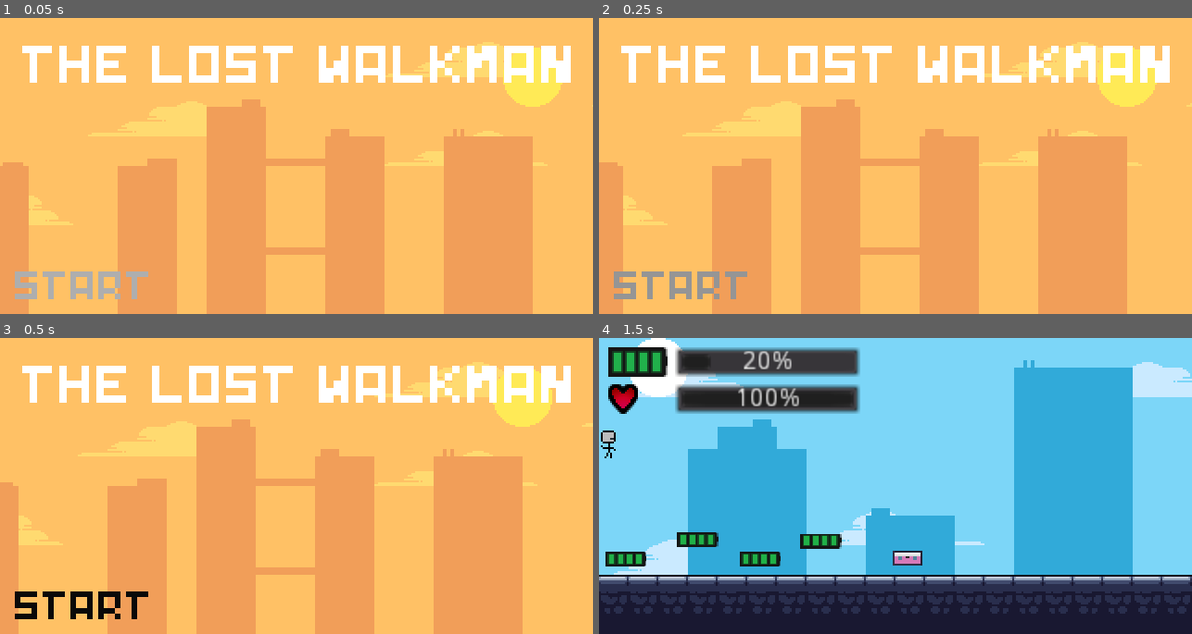
Above: before the commit, frames 1-4 (two rows, left to right).
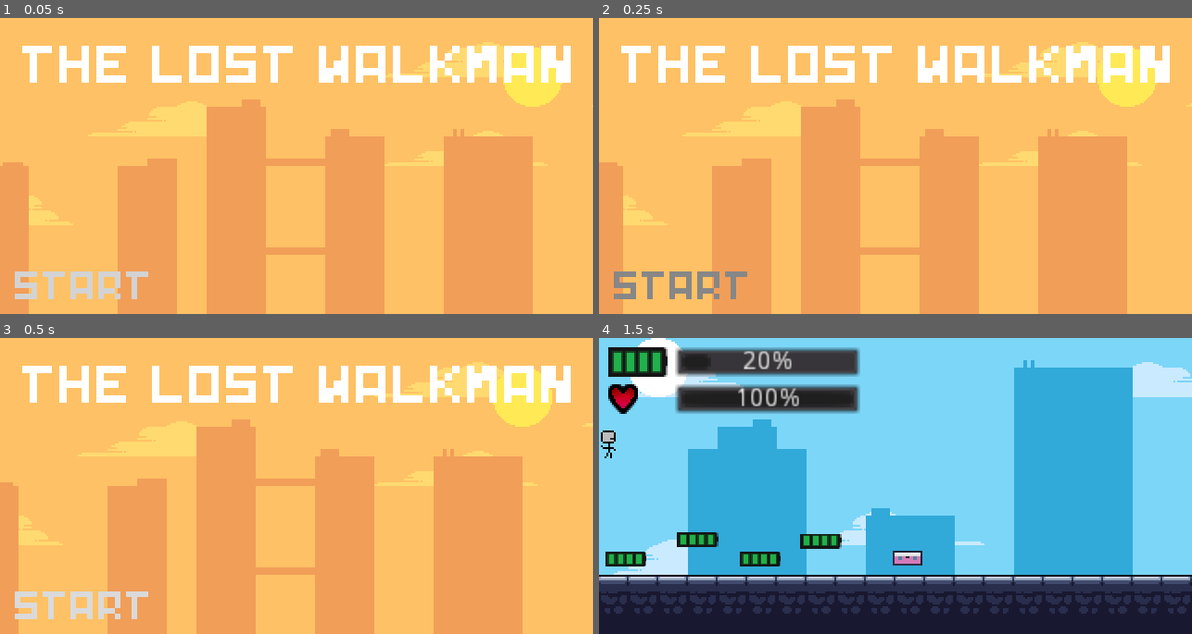
Above: after the commit, the same moments.

Repository: Glow-Project/LostTech
Game: Godot game, scene res://Menu/Menu.tscn
Same seed, same stepped clock (60 frames per second), same inputs: the game is played once before the commit and once after it.
Inputs:
- Up to frame 1 (0.05 s): no input
- Up to frame 2 (0.25 s): no input
- Up to frame 3 (0.5 s): no input
- Up to frame 4 (1.5 s): click "Start" at 0.5 s; hold Right (ui_right) from 1.28 s (still down)

The runs differ from the first frame. In frame 1, 1.0% of the frame differs, in the area x 2-25%, y 85-95%; in frame 2, less than 0.1%; in frame 3, 1.0%; in frame 4, nothing differs.

Commit message:
Menu: blink start button in sync with main theme

Diff:
--- a/Menu/Menu.tscn
+++ b/Menu/Menu.tscn
@@ -11,6 +11,9 @@
 
 [sub_resource type="Animation" id=2]
 resource_name = "idle"
+length = 0.469
+loop = true
+step = 0.01
 tracks/0/type = "value"
 tracks/0/path = NodePath("Start:modulate")
 tracks/0/interp = 1
@@ -18,10 +21,10 @@
 tracks/0/imported = false
 tracks/0/enabled = true
 tracks/0/keys = {
-"times": PoolRealArray( 0.1, 0.5, 0.9 ),
+"times": PoolRealArray( 0, 0.23, 0.44 ),
 "transitions": PoolRealArray( 1, 1, 1 ),
 "update": 0,
-"values": [ Color( 1, 1, 1, 1 ), Color( 0, 0, 0, 1 ), Color( 1, 1, 1, 1 ) ]
+"values": [ Color( 1, 1, 1, 1 ), Color( 0.596078, 0.596078, 0.596078, 1 ), Color( 1, 1, 1, 1 ) ]
 }
 
 [sub_resource type="DynamicFont" id=3]
@@ -183,7 +186,7 @@
 anims/idle = SubResource( 2 )
 
 [node name="Start" type="MenuButton" parent="."]
-modulate = Color( 0.777288, 0.777288, 0.777288, 1 )
+modulate = Color( 0, 0, 0, 1 )
 margin_left = -37.0023
 margin_top = 107.487
 margin_right = 73.9977
@@ -202,7 +205,6 @@
 autoplay = true
 
 [node name="Background" type="Node2D" parent="."]
-position = Vector2( 90, 0 )
 z_index = -1
 
 [node name="Sky" type="TileMap" parent="Background"]
